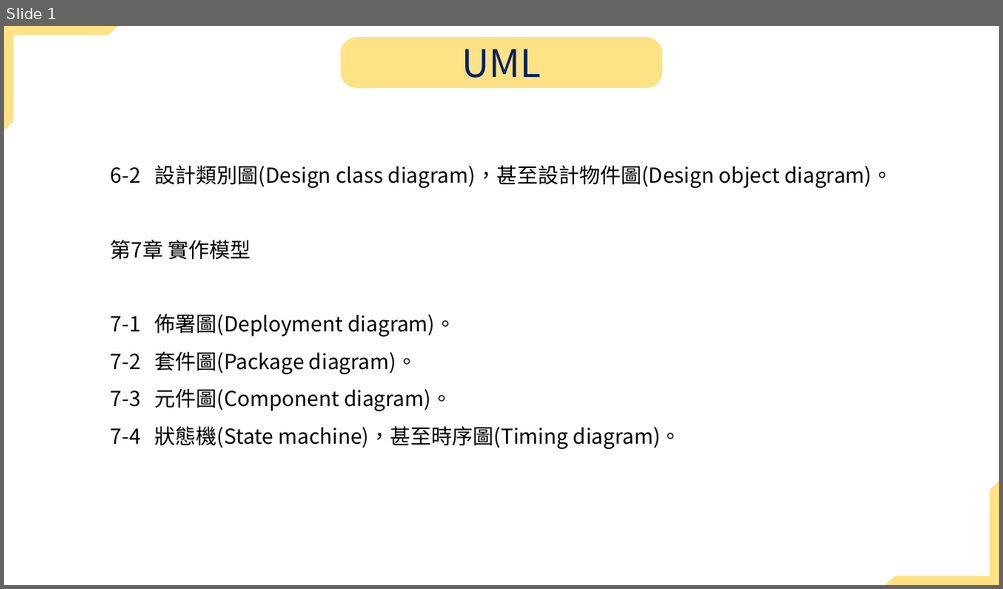
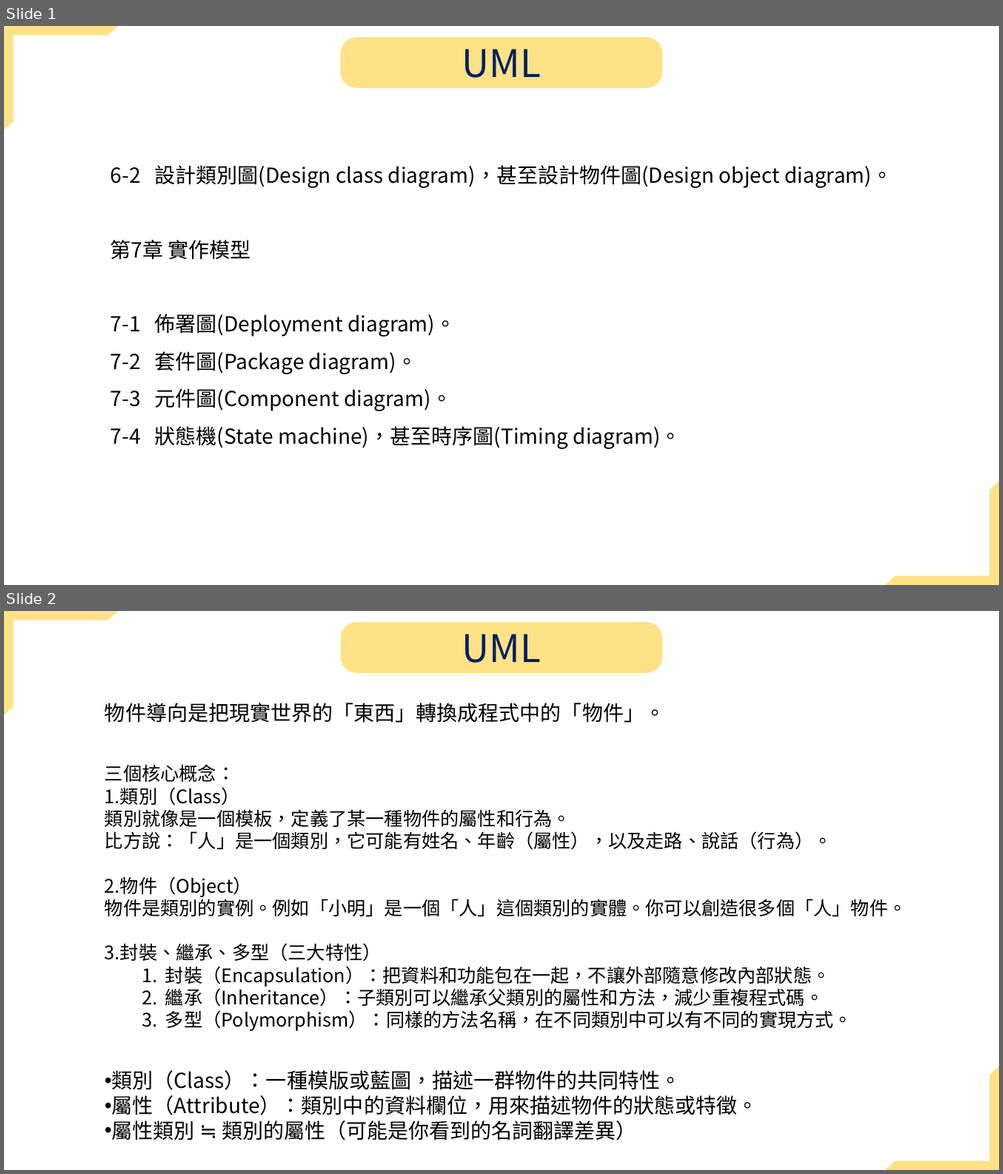
Before and after one commit to jiakai912/114201_poject, a slide deck: 11336032/uml報告.pptx. Shown one above the other, each under a label of ours: slide 1 before the commit, slides 1 and 2 after it. The pictures are 1003x589 and 1003x1174 pixels, drawn with LibreOffice and Linux fonts; fonts in the diff are those of the drawing. Boxes give left, top, right and bottom in pixels: in the first picture for what was removed or moved away, otherwise in the second. Text is boxed around its words. In the diff, an @@ line names an element or a change of style, - is before the commit and + after.

Commit message:
報告修改

```diff
--- a/11336032/uml報告.pptx
+++ b/11336032/uml報告.pptx
@@ slide 2 added at [4, 611, 999, 1170], background #FFFFFF @@
@@ half frame added at [4, 611, 118, 715], fill #FFD966 at 79% opacity @@
@@ rounded rectangle added at [341, 622, 662, 673], fill #FFD966 at 79% opacity, 36.7 pt, text #002060 @@
+UML
@@ text added at [105, 703, 907, 1141], 18 pt, text #000000 @@
+物件導向是把現實世界的「東西」轉換成程式中的「物件」。
+三個核心概念：
+1. 類別（Class）
+   類別就像是一個模板，定義了某一種物件的屬性和行為。
+   比方說：「人」是一個類別，它可能有姓名、年齡（屬性），以及走路、說話（行為）。
+2. 物件（Object）
+   物件是類別的實例。例如「小明」是一個「人」這個類別的實體。你可以創造很多個「人」物件。
+3. 封裝、繼承、多型（三大特性）
+  1. 封裝（Encapsulation）：把資料和功能包在一起，不讓外部隨意修改內部狀態。
+  2. 繼承（Inheritance）：子類別可以繼承父類別的屬性和方法，減少重複程式碼。
+  3. 多型（Polymorphism）：同樣的方法名稱，在不同類別中可以有不同的實現方式。
+• 類別（Class）：一種模版或藍圖，描述一群物件的共同特性。
+• 屬性（Attribute）：類別中的資料欄位，用來描述物件的狀態或特徵。
+• 屬性類別 ≒ 類別的屬性（可能是你看到的名詞翻譯差異）
@@ half frame added at [885, 1067, 999, 1170], fill #FFD966 at 79% opacity @@
```
Also in this commit, not shown: 9 slides changed.
